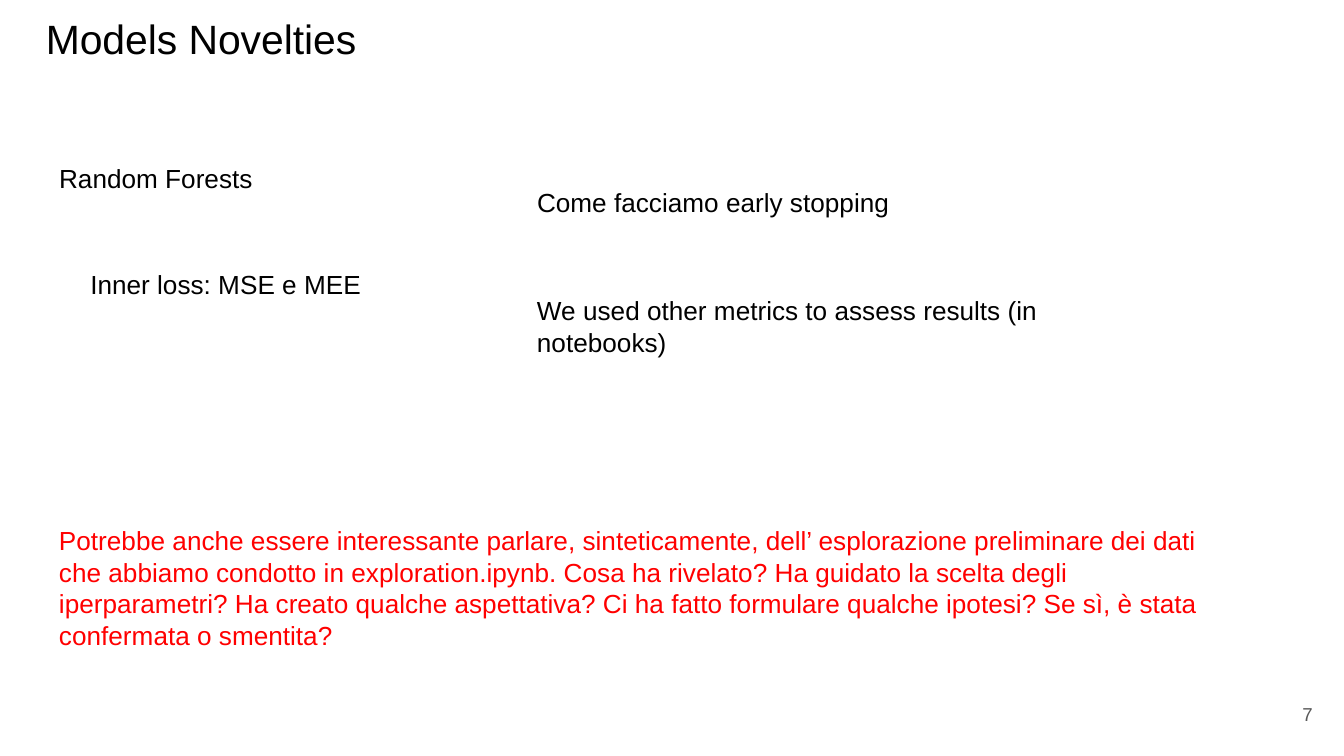
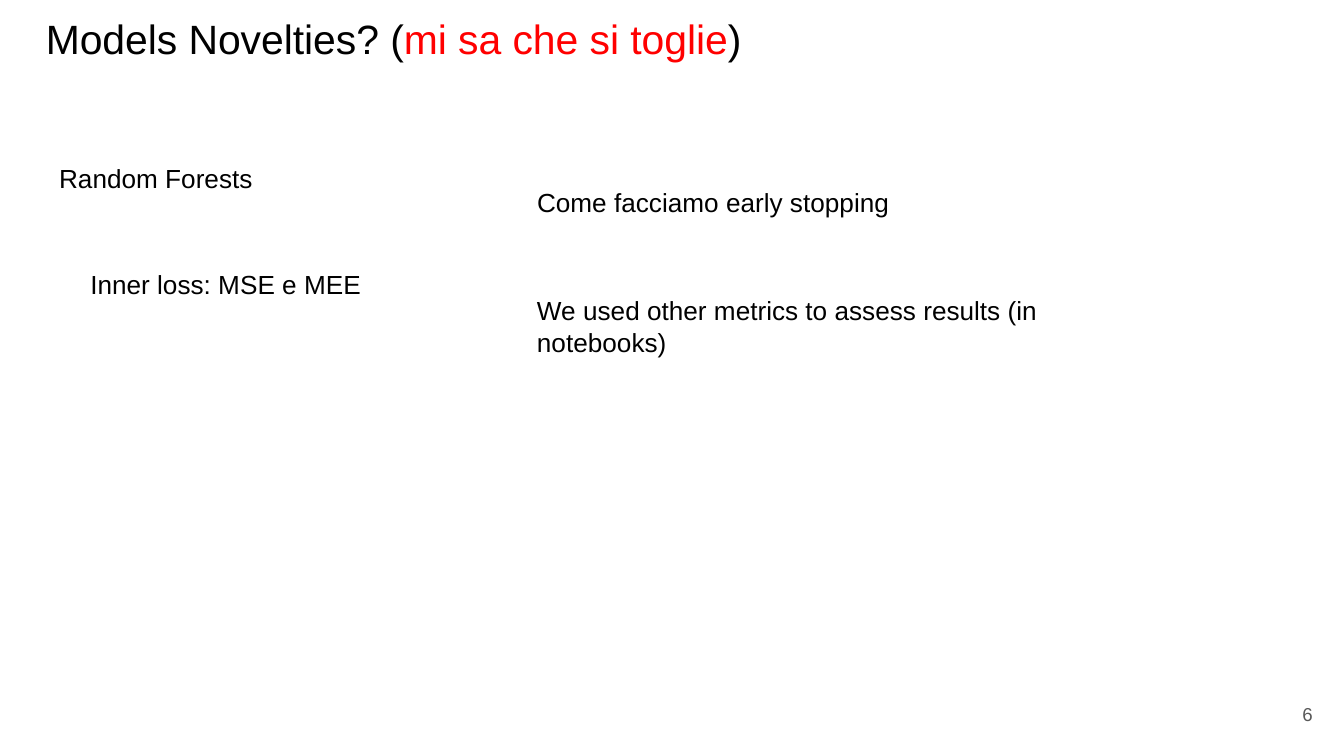
Before and after one commit to paolo-junior-mollica/machine-learning-project, a slide deck: slide 6 of relazione/ML-2023-PRJ-Slides-Demo.pptx (slide 7 before the commit). Drawn at 1344x756 pixels with LibreOffice and Linux fonts; fonts in the diff are those of the drawing. Boxes give left, top, right and bottom in pixels: in the first picture for what was removed or moved away, otherwise in the second. Text is boxed around its words. In the diff, an @@ line names an element or a change of style, - is before the commit and + after.

```diff
--- a/relazione/ML-2023-PRJ-Slides-Demo.pptx
+++ b/relazione/ML-2023-PRJ-Slides-Demo.pptx
@@ title at bbox=[46, 24, 741, 62]: text changed @@
-Models Novelties
+Models Novelties? (mi sa che si toglie)
@@ text removed at bbox=[59, 531, 1197, 646] @@
-Potrebbe anche essere interessante parlare, sinteticamente, dell’ esplorazione preliminare dei dati che abbiamo condotto in exploration.ipynb. Cosa ha rivelato? Ha guidato la scelta degli iperparametri? Ha creato qualche aspettativa? Ci ha fatto formulare qualche ipotesi? Se sì, è stata confermata o smentita?
@@ page number at bbox=[1302, 708, 1312, 721]: text changed @@
-7
+6
```
Also in this commit, not shown: 11 other slides changed, 5 slides added, 3 slides removed.
